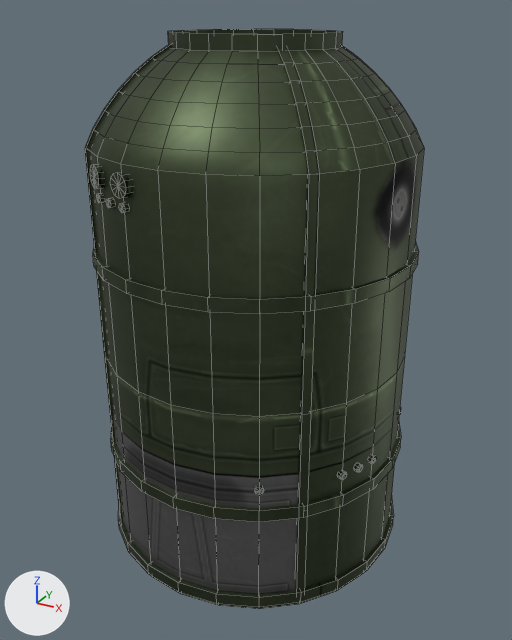
The Blender file mek_fgb/working_fluid.blend, before and after one commit.
Both versions are drawn from a 50 mm lens placed at (1.98, -3.6, 1.69), pointed at (0.02, -0.04, -0.1). Every picture has the same lights, and +X, +Y and +Z are marked at lower left. Mesh edges are drawn as thin lines.

Before the edit, the objects in view are built like this:
```python
me_cylinder = bpy.data.meshes.new('Cylinder')
me_cylinder.from_pydata(...)  # 1214 vertices, 1008 faces; spans x -0.96..0.96, y -0.96..0.96, z -1.58..1.58
me_cylinder.polygons.foreach_set('use_smooth', [True] * 1008)
me_cylinder.materials.append(mat_m)  # picture img_a1_psd
ob_mesh = bpy.data.objects.new('mesh', me_cylinder)
ob_mesh.location = (0.0, 0.0, 0.0)
```
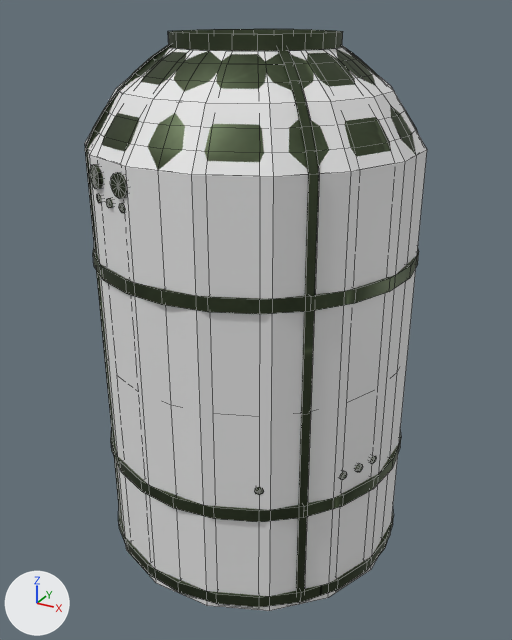
Edits to the scene script, one JSON object a line:
```json
{"op": "add", "block": "me_cylinder_001", "code": ["me_cylinder_001 = bpy.data.meshes.new('Cylinder.001')", "me_cylinder_001.from_pydata(...)  # 64 vertices, 50 faces; spans x -0.94..0.94, y -0.94..0.94, z -1.58..1.5"]}
{"op": "add", "block": "ob_c_1", "code": ["ob_c_1 = bpy.data.objects.new('c_1', me_cylinder_001)", "ob_c_1.location = (0.0, 0.0, 0.0)"]}
```

Where the change shows, as pixel boxes (x1, y1, x2, y2) in the pictures (512 x 640 px):
```json
{"object": "c_1", "change": "added", "after": [85, 46, 427, 611]}
{"object": "mesh", "change": "unchanged, covered by the edit", "before": [85, 29, 424, 609], "after": [85, 29, 419, 607]}
```
